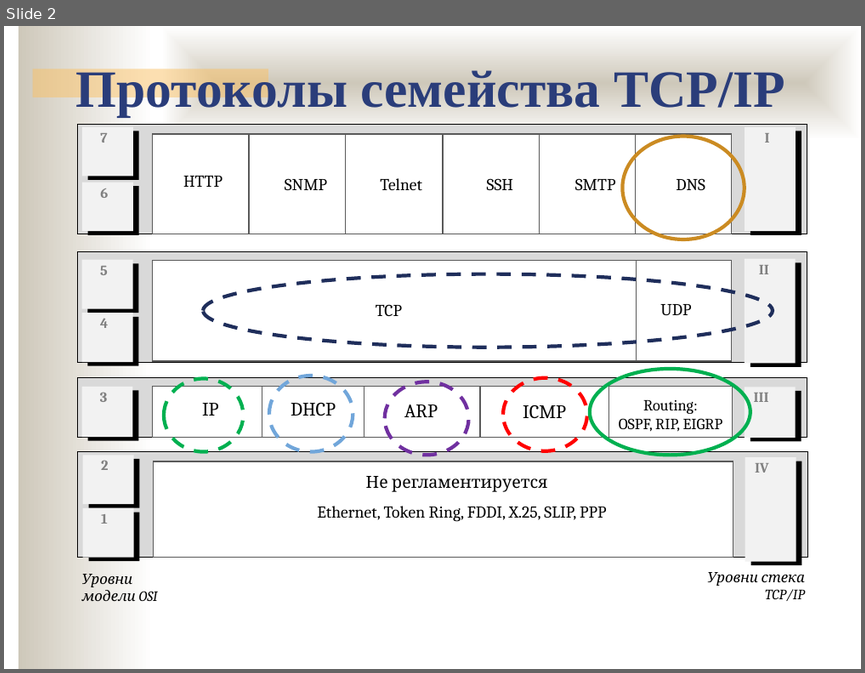
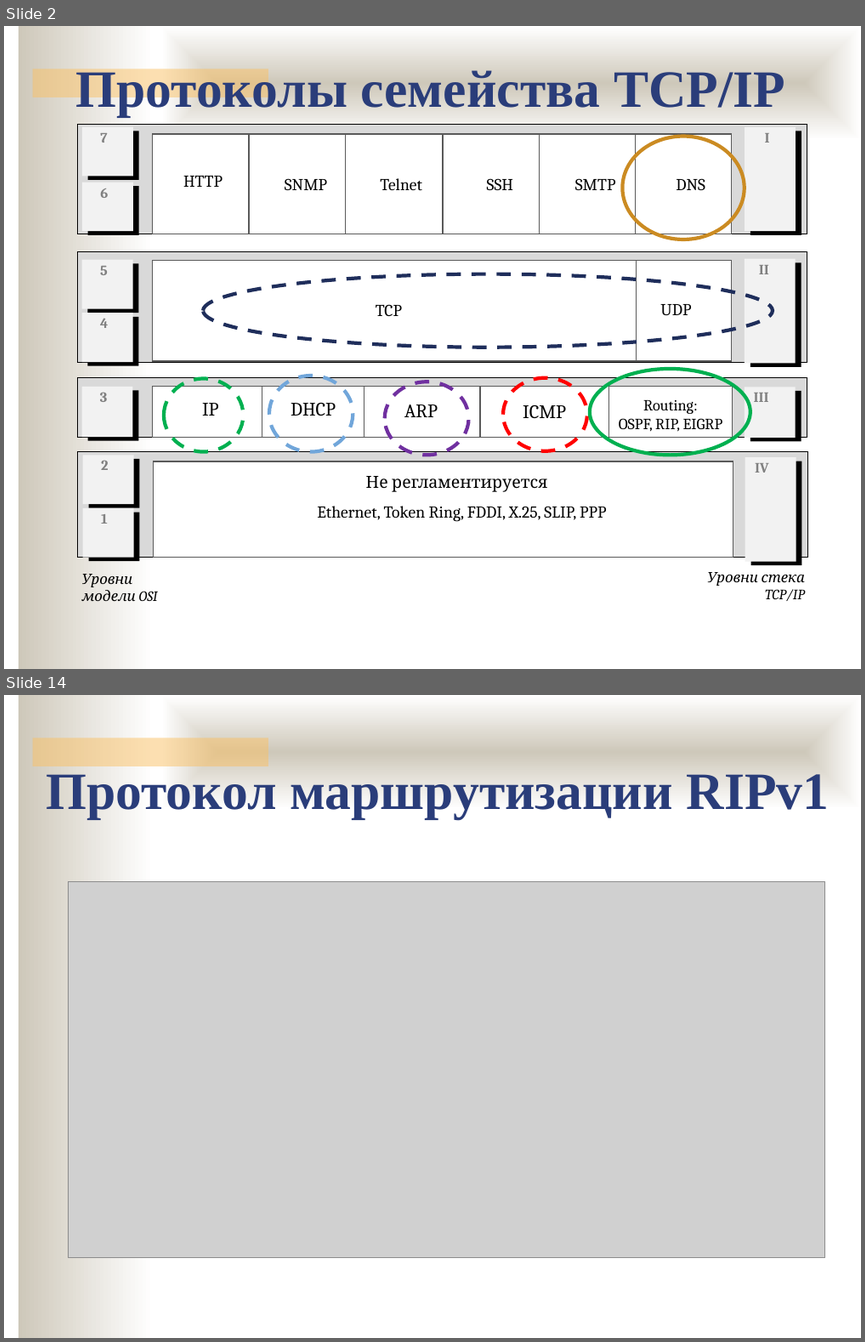
Before and after one commit to ukoloff/nets, a slide deck: lecture/12.pptx. Shown one above the other, each under a label of ours: slide 2 before the commit, slides 2 and 14 after it; the slides between them are not shown. The pictures are 865x673 and 865x1342 pixels, drawn with LibreOffice and Linux fonts; fonts in the diff are those of the drawing; grey boxes stand for pictures; background and template pictures are left out. Boxes give left, top, right and bottom in pixels: in the first picture for what was removed or moved away, otherwise in the second. Text is boxed around its words. In the diff, an @@ line names an element or a change of style, - is before the commit and + after.

```diff
--- a/lecture/12.pptx
+++ b/lecture/12.pptx
@@ slide 14 added at <box>4,695,861,1338</box>, background #FFFFFF; not listed: 3 template elements that a slide beside it also shows @@
@@ text added at <box>46,774,829,819</box>, 44 pt, text #2A3D7A, bold @@
+Протокол маршрутизации RIPv1
@@ picture added at <box>69,882,825,1258</box> @@
```
Also in this commit, not shown: 27 other slides added.
